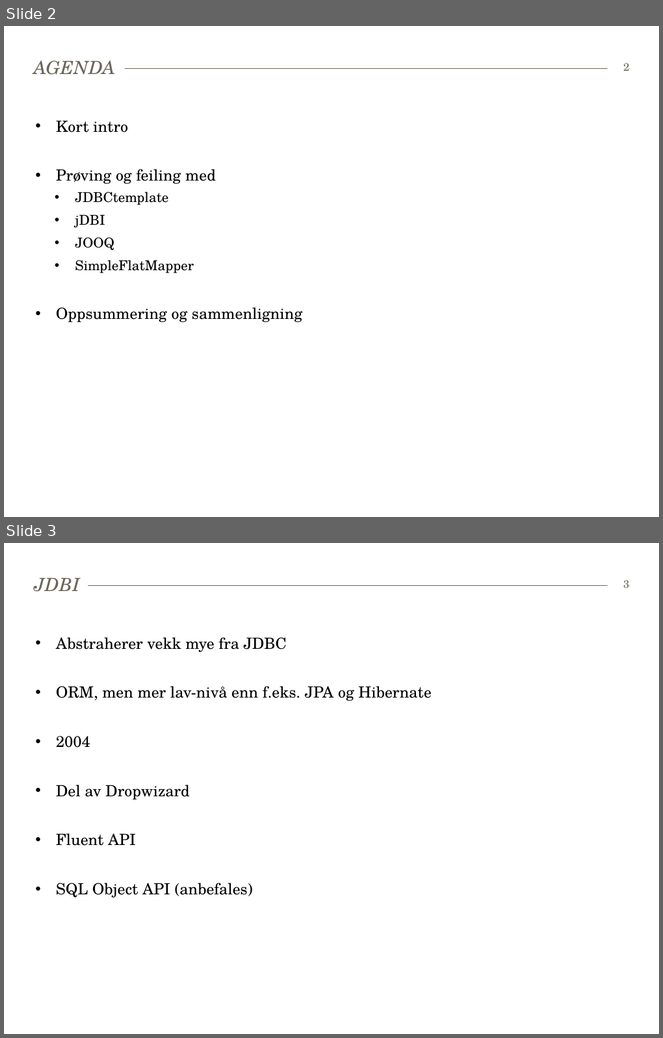
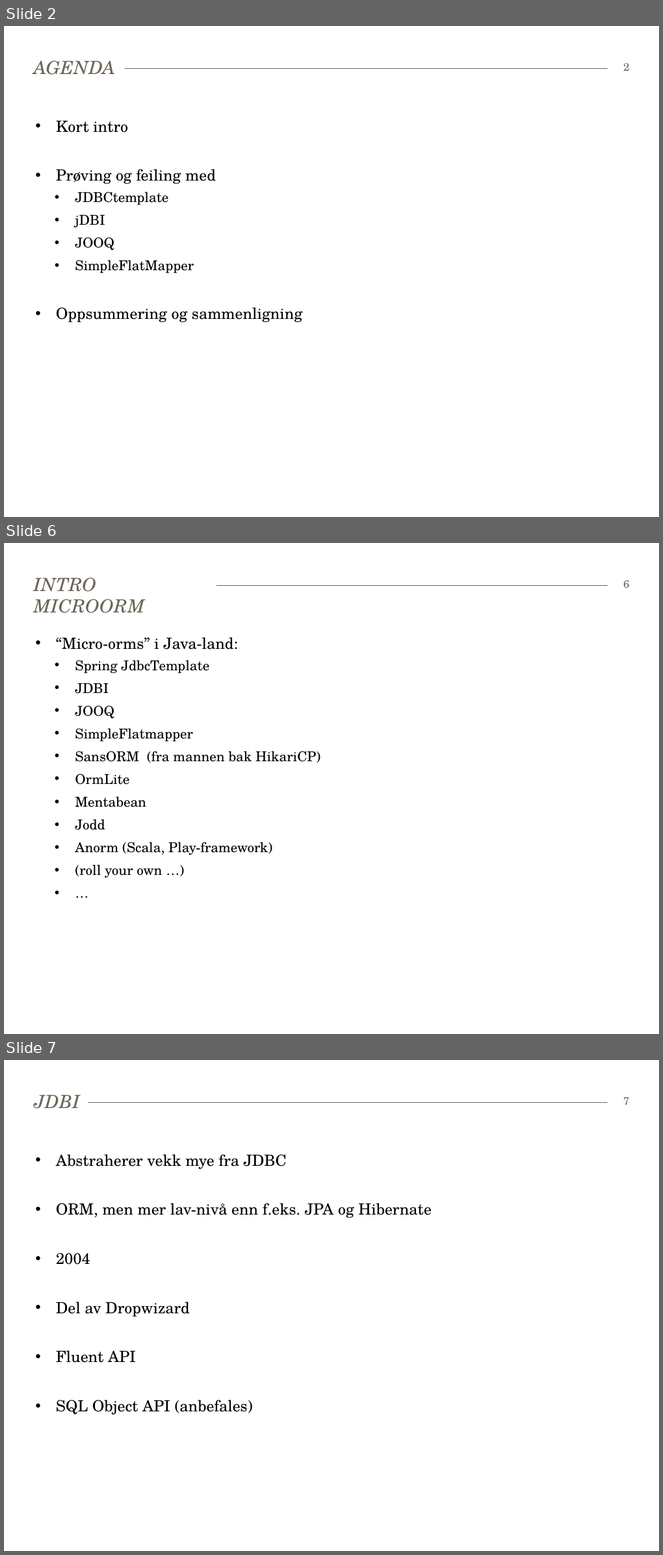
Before and after one commit to Robert-Larsen/java-microorm, a slide deck: Faggruppemøte 170615-microorm.pptx. Shown one above the other, each under a label of ours: slides 2 and 3 before the commit, slides 2, 6 and 7 after it; the slides between them are not shown. The pictures are 663x1038 and 663x1555 pixels, drawn with LibreOffice and Linux fonts; fonts in the diff are those of the drawing. Boxes give left, top, right and bottom in pixels: in the first picture for what was removed or moved away, otherwise in the second. Text is boxed around its words. In the diff, an @@ line names an element or a change of style, - is before the commit and + after.

Commit message:
Added some slides for Intro, JOOQ, SFM and assignments.

```diff
--- a/Faggruppemøte 170615-microorm.pptx
+++ b/Faggruppemøte 170615-microorm.pptx
@@ slide 6 added at (4,543,659,1034), background #FFFFFF; not listed: 1 template element that a slide beside it also shows @@
@@ title added at (34,577,145,613), 20 pt, text #6C6559, italic @@
+INTRO MICROORM
@@ page number added at (623,580,629,588), 12 pt, text #6C6559 @@
+6
@@ text added at (56,637,321,878), 15 pt, text #000000 @@
+• “Micro-orms” i Java-land:
+  • Spring JdbcTemplate
+  • JDBI
+  • JOOQ
+  • SimpleFlatmapper
+  • SansORM (fra mannen bak HikariCP)
+  • OrmLite
+  • Mentabean
+  • Jodd
+  • Anorm (Scala, Play-framework)
+  • (roll your own …)
+  • …
@@ what was slide 3 is now slide 7 @@
@@ page number at (623,1097,629,1105): text changed @@
-3
+7
```
Also in this commit, not shown: 10 other slides added.
